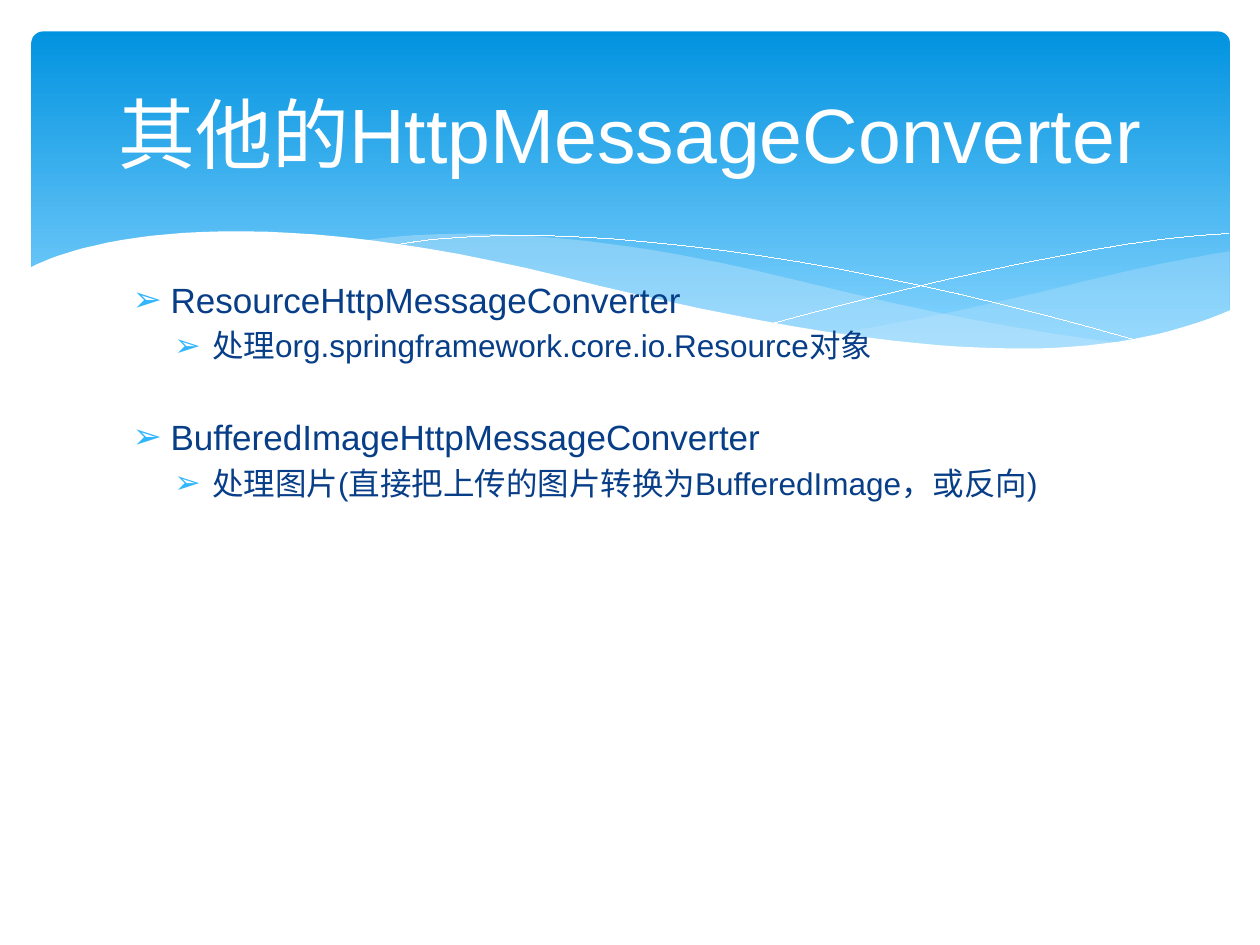
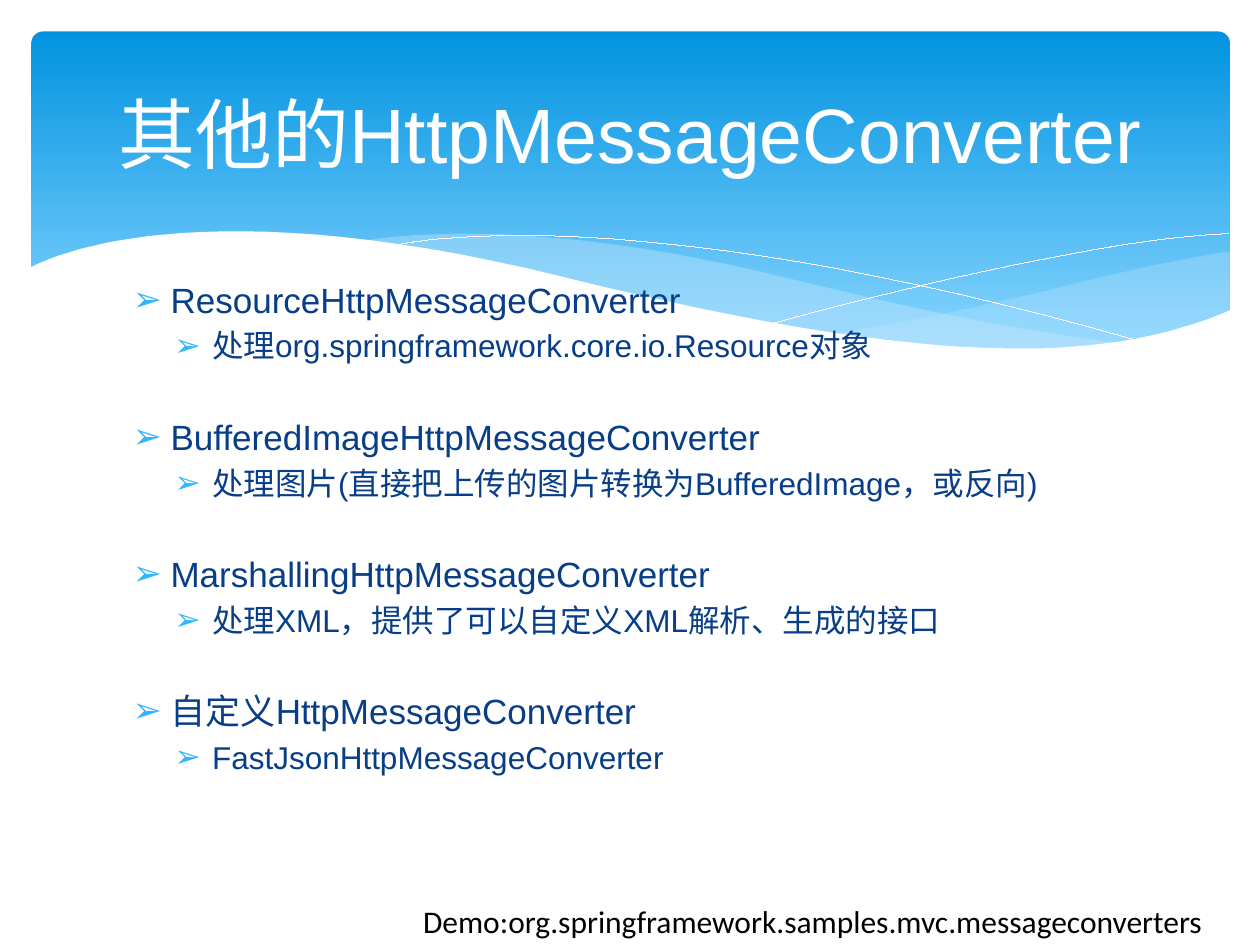
Before and after one commit to zjumty/spring-mvc-showcase, a slide deck: slide 17 of SpringMVC3.pptx. Drawn at 1260x945 pixels with LibreOffice and Linux fonts; fonts in the diff are those of the drawing. Boxes give left, top, right and bottom in pixels: in the first picture for what was removed or moved away, otherwise in the second. Text is boxed around its words. In the diff, an @@ line names an element or a change of style, - is before the commit and + after.

Commit message:
add more slide

```diff
--- a/SpringMVC3.pptx
+++ b/SpringMVC3.pptx
@@ text at [171, 561, 940, 775]: paragraphs added @@
+➢ MarshallingHttpMessageConverter
+  ➢ 处理XML，提供了可以自定义XML解析、生成的接口
+➢ 自定义HttpMessageConverter
+  ➢ FastJsonHttpMessageConverter
@@ text added at [423, 911, 1202, 939], 18 pt, text #000000 @@
+Demo:org.springframework.samples.mvc.messageconverters
```
Also in this commit, not shown: 10 other slides changed, 3 slides added.
